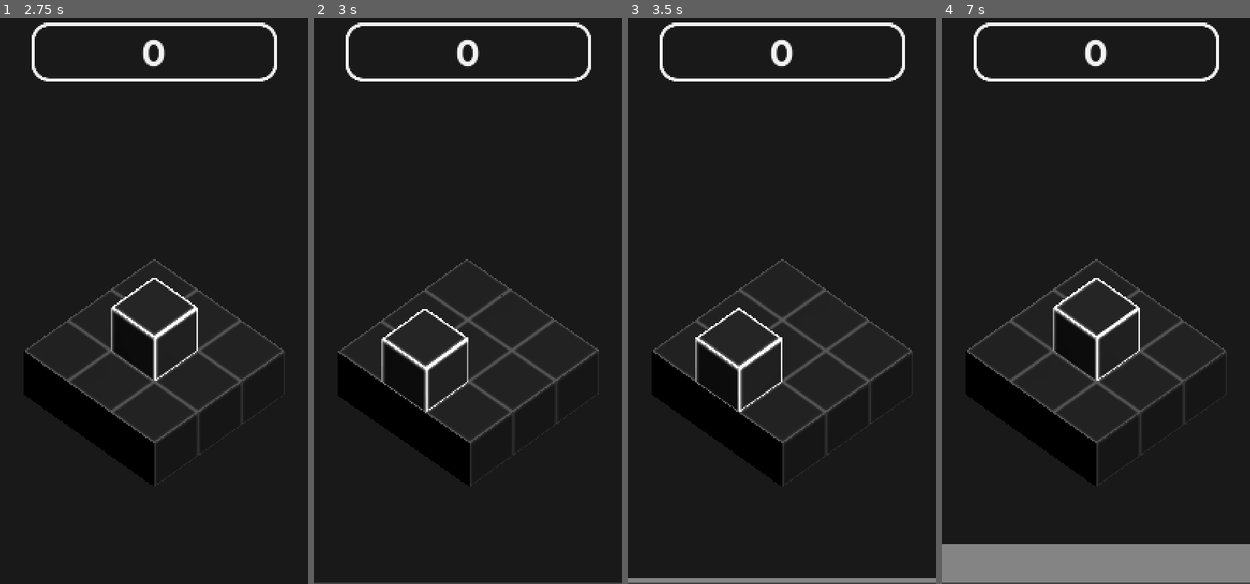
Above: before the commit, frames 1-4 (left to right).
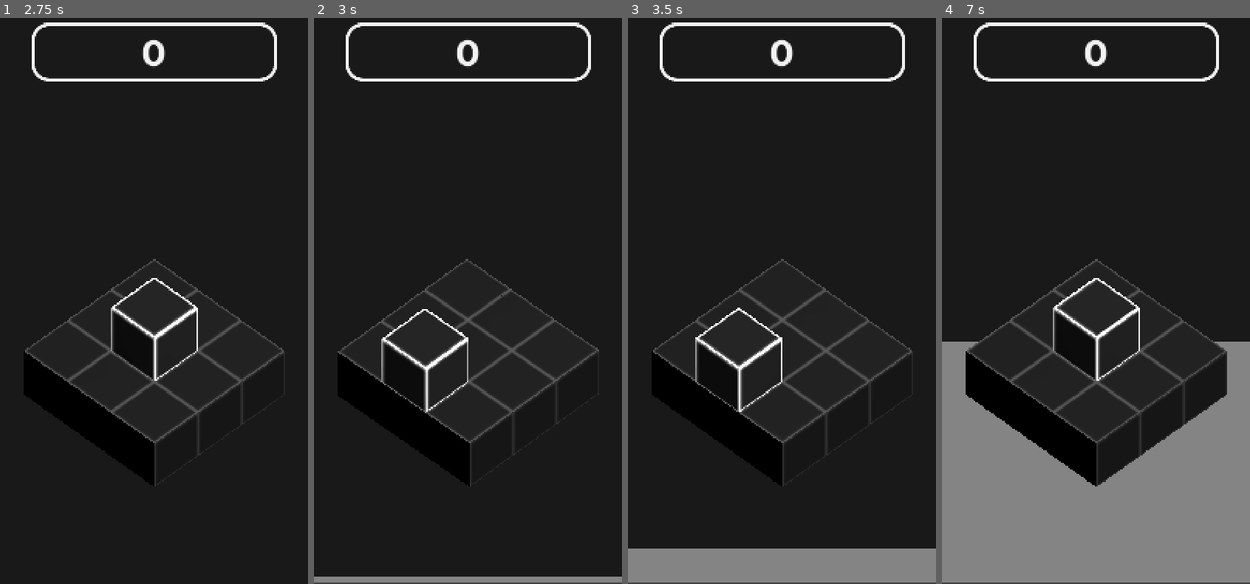
Above: after the commit, the same moments.

Repository: DoxX069/BlockBoxGodot
Game: Godot game, scene res://scenes/game.tscn
Two runs of this game, one before a commit and one after it. Both use one fixed random seed, a clock stepped at 60 frames per second and the inputs below.
Inputs (mouse positions are in pixels of both pictures, inside the frame that each line leads up to):
- Up to frame 1 (2.75 s): tap Enter at 0.5, 2 s; move the mouse to (221, 261) at 0.52 s; press the mouse at (221, 261) at 0.53 s; tap Space at 1.25 s; move the mouse to (92, 317) at 1.27 s; release the mouse at (92, 317) at 1.28 s; click (92, 317) at 1.35 s; move the mouse to (184, 159) at 2.02 s; press the mouse at (184, 159) at 2.03 s
- Up to frame 2 (3 s): tap Space at 2.75 s; move the mouse to (452, 408) at 2.77 s; release the mouse at (452, 408) at 2.78 s; click (452, 408) at 2.85 s
- Up to frame 3 (3.5 s): no input
- Up to frame 4 (7 s): move the mouse to (1188, 374) at 3.52 s; press the mouse at (1188, 374) at 3.53 s; move the mouse to (1003, 199) at 4.27 s; release the mouse at (1003, 199) at 4.28 s; click (1003, 199) at 4.35 s; move the mouse to (1111, 289) at 5.02 s; press the mouse at (1111, 289) at 5.03 s; move the mouse to (1049, 142) at 5.77 s; release the mouse at (1049, 142) at 5.78 s; click (1049, 142) at 5.85 s; move the mouse to (1163, 261) at 6.52 s; press the mouse at (1163, 261) at 6.53 s

Frame 1 is identical in both runs. In frame 2, 1.0% of the frame differs, in the area x 0-100%, y 98-100%; in frame 3, 5.2%; in frame 4, 21%, in the area x 0-100%, y 57-93%.

Commit message:
timer update 2.0

Diff:
--- a/scenes/game.tscn
+++ b/scenes/game.tscn
@@ -1,10 +1,11 @@
-[gd_scene load_steps=12 format=3 uid="uid://dwx2pgyrss8sp"]
+[gd_scene load_steps=13 format=3 uid="uid://dwx2pgyrss8sp"]
 
 [ext_resource type="Script" uid="uid://05n7qgn4kay0" path="res://scripts/Camera/rotation_controller.gd" id="2_1g5jo"]
 [ext_resource type="Script" uid="uid://dnc3j6chxcnkr" path="res://scripts/swipe_detector.gd" id="3_kvuet"]
 [ext_resource type="PackedScene" uid="uid://b2slfqbakiujv" path="res://scenes/Block/block_manager.tscn" id="4_gee14"]
 [ext_resource type="Script" uid="uid://bag1qec30l2p" path="res://scripts/counter.gd" id="5_u5sy4"]
 [ext_resource type="Script" uid="uid://xhlo7mh3pnyy" path="res://scripts/game_ui.gd" id="7_u5sy4"]
+[ext_resource type="Script" uid="uid://7qamxr7t5kyk" path="res://scripts/custom_timer.gd" id="8_0tnpc"]
 [ext_resource type="Texture2D" uid="uid://83t5nd7354ef" path="res://assets/blank.png" id="8_gee14"]
 [ext_resource type="PackedScene" uid="uid://qbd2bnunqisi" path="res://scenes/platform.tscn" id="9_kvpfn"]
 
@@ -67,7 +68,7 @@
 
 [node name="BlockManager" parent="ObjectRig" node_paths=PackedStringArray("counter", "build_timer") instance=ExtResource("4_gee14")]
 counter = NodePath("../../CanvasLayer/PanelContainer/Counter")
-build_timer = NodePath("../../TimerCanvasLayer/PanelContainer/Timer")
+build_timer = NodePath("../../TimerCanvasLayer/PanelContainer/CustomTimer")
 
 [node name="platform" parent="ObjectRig" instance=ExtResource("9_kvpfn")]
 
@@ -98,7 +99,7 @@
 [node name="TimerCanvasLayer" type="CanvasLayer" parent="."]
 layer = -1
 
-[node name="PanelContainer" type="PanelContainer" parent="TimerCanvasLayer"]
+[node name="PanelContainer" type="PanelContainer" parent="TimerCanvasLayer" node_paths=PackedStringArray("timer")]
 z_index = -1
 anchors_preset = 15
 anchor_right = 1.0
@@ -108,6 +109,7 @@
 mouse_filter = 2
 theme_override_styles/panel = SubResource("StyleBoxFlat_dinhu")
 script = ExtResource("7_u5sy4")
+timer = NodePath("CustomTimer")
 
 [node name="TextureProgressBar" type="TextureProgressBar" parent="TimerCanvasLayer/PanelContainer"]
 layout_mode = 2
@@ -115,16 +117,18 @@
 step = 0.01
 fill_mode = 3
 nine_patch_stretch = true
-texture_under = ExtResource("8_gee14")
 texture_progress = ExtResource("8_gee14")
 tint_under = Color(1, 1, 1, 0)
 tint_progress = Color(0.95, 0.95, 0.95, 0.490196)
 
 [node name="Timer" type="Timer" parent="TimerCanvasLayer/PanelContainer"]
-process_callback = 0
-wait_time = 60.0
-one_shot = true
+wait_time = 30.0
+
+[node name="CustomTimer" type="Node" parent="TimerCanvasLayer/PanelContainer"]
+script = ExtResource("8_0tnpc")
+duration = 10.0
 
 [connection signal="swipe_down" from="ObjectRig/SwipeDetector" to="ObjectRig/BlockManager" method="_on_swipe_detector_swipe_down"]
 [connection signal="swipe_up" from="ObjectRig/SwipeDetector" to="ObjectRig/BlockManager" method="_on_swipe_detector_swipe_up"]
 [connection signal="timeout" from="TimerCanvasLayer/PanelContainer/Timer" to="ObjectRig/BlockManager" method="_on_timer_timeout"]
+[connection signal="timeout" from="TimerCanvasLayer/PanelContainer/CustomTimer" to="ObjectRig/BlockManager" method="_on_custom_timer_timeout"]
--- a/scripts/Block/block_manager.gd
+++ b/scripts/Block/block_manager.gd
@@ -6,7 +6,7 @@
 
 @export var counter: Counter
 var multiplier: int = 1
-@export var build_timer: Timer
+@export var build_timer: CustomTimer
 var timer_timeout := false
 var swipe_up := false
 var swipe_down := false
@@ -91,10 +91,10 @@
 
 
 func leave_state_new_block() ->void:
-	if not build_timer.is_paused():
+	if build_timer.is_stopped:
 		build_timer.start()
 	else:
-		build_timer.set_paused(false)
+		build_timer.resume()
 
 
 func enter_state_build() ->void:
@@ -145,7 +145,8 @@
 
 
 func enter_state_win() ->void:
-	build_timer.set_paused(true)
+	build_timer.pause()
+	build_timer.set_elapsed_time(build_timer.elapsed_time - 1)
 	despawn_animation()
 	counter.add_to_counter(block_inst.size(), multiplier)
 
@@ -337,6 +338,10 @@
 
 
 func _on_timer_timeout() -> void:
+	pass
+
+
+func _on_custom_timer_timeout() -> void:
 	timer_timeout = true
 
 
--- /dev/null
+++ b/scripts/custom_timer.gd
@@ -0,0 +1,57 @@
+extends Node
+class_name CustomTimer
+
+
+@export var duration: float = 1
+var elapsed_time: float = 0
+var time_left: float
+var is_running: bool = false
+var is_stopped: bool = true
+signal timeout
+
+
+func _ready() -> void:
+	pass
+
+
+func _physics_process(delta: float) -> void:
+	if is_running:
+		elapsed_time += delta
+		if elapsed_time >= duration:
+			is_running = false
+			finished()
+	time_left = duration - elapsed_time
+
+
+func start() ->void:
+	is_stopped = false
+	elapsed_time = 0
+	is_running = true
+
+
+func stop() ->void:
+	is_stopped = true
+	elapsed_time = 0
+	is_running = false
+
+
+func pause() ->void:
+	is_running = false
+
+
+func resume() ->void:
+	is_running = true
+
+
+func finished() ->void:
+	stop()
+	emit_signal("timeout")
+
+
+func set_elapsed_time(new_time:float) ->void:
+	if new_time < 0:
+		elapsed_time = 0
+	elapsed_time = new_time
+	if elapsed_time >= duration:
+		is_running = false
+		finished()
--- a/scripts/game_ui.gd
+++ b/scripts/game_ui.gd
@@ -1,14 +1,15 @@
 extends PanelContainer
 
-@onready var timer:= $Timer
+@export var timer: CustomTimer
 @onready var progress_bar:= $TextureProgressBar
-var timer_max
 
 func _ready() -> void:
-	timer_max = timer.get_wait_time()
+	pass
 
 func _physics_process(_delta: float) -> void:
-	if timer.is_stopped():
-		progress_bar.value = 0
+	if timer.is_stopped:
+		var current_tween := get_tree().create_tween().set_ease(Tween.EASE_IN_OUT).set_trans(Tween.TRANS_LINEAR)
+		current_tween.tween_property(progress_bar,"value",0,0.15)
 	else:
-		progress_bar.value = (timer_max - timer.get_time_left()) / timer_max * 100
+		var current_tween := get_tree().create_tween().set_ease(Tween.EASE_IN_OUT).set_trans(Tween.TRANS_LINEAR)
+		current_tween.tween_property(progress_bar,"value",(timer.duration - timer.time_left) / timer.duration * 100,0.15)
Not shown, added: scripts/custom_timer.gd.uid
